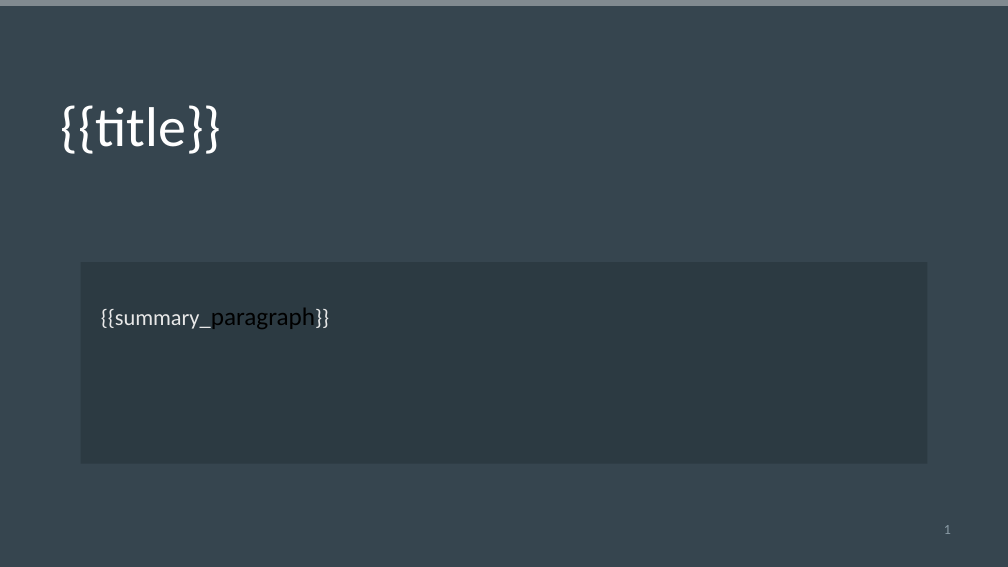
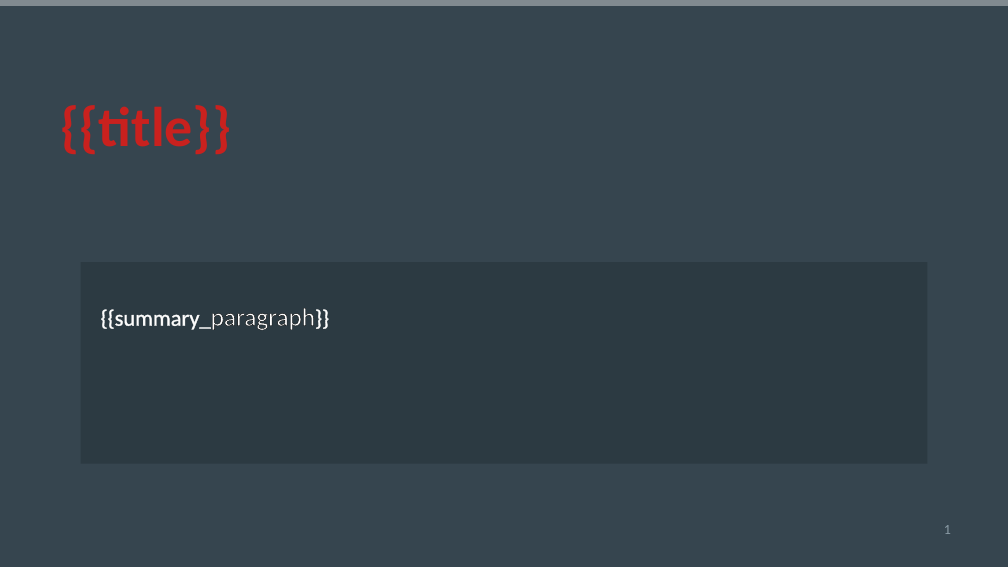
Before and after one commit to ali-r2005/slideforge-api, a slide deck: slide 1 of templates/template.pptx. Drawn at 1008x567 pixels with LibreOffice and Linux fonts; fonts in the diff are those of the drawing. Boxes give left, top, right and bottom in pixels: in the first picture for what was removed or moved away, otherwise in the second. Text is boxed around its words. In the diff, an @@ line names an element or a change of style, - is before the commit and + after.

Commit message:
add an handelere of the case of paragraph template that handele multiple paragraph generation

```diff
--- a/templates/template.pptx
+++ b/templates/template.pptx
@@ text "{{title}}" at (60, 105, 231, 154): text colour #FFFFFF to #C9211E, bold on @@
@@ text "{{summary_paragraph}}" at (101, 308, 315, 330): text colour #E8E8E8 to #FFFFFF, text colour #000000 to #FFFFFF, letter outline none to #E8E8E8 0.75 pt, letter outline none to #000000 0.75 pt in "{{summary_paragraph}}" @@
```
Also in this commit, not shown: 6 other files.
